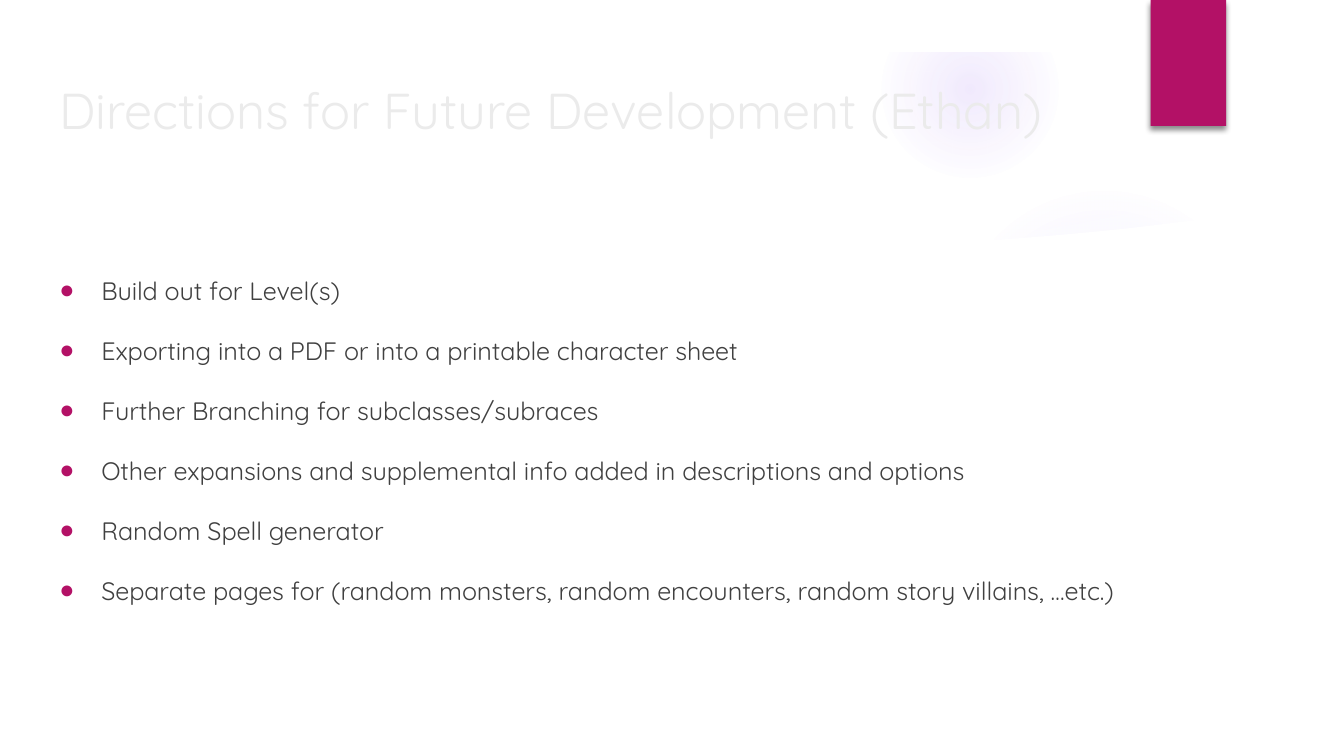
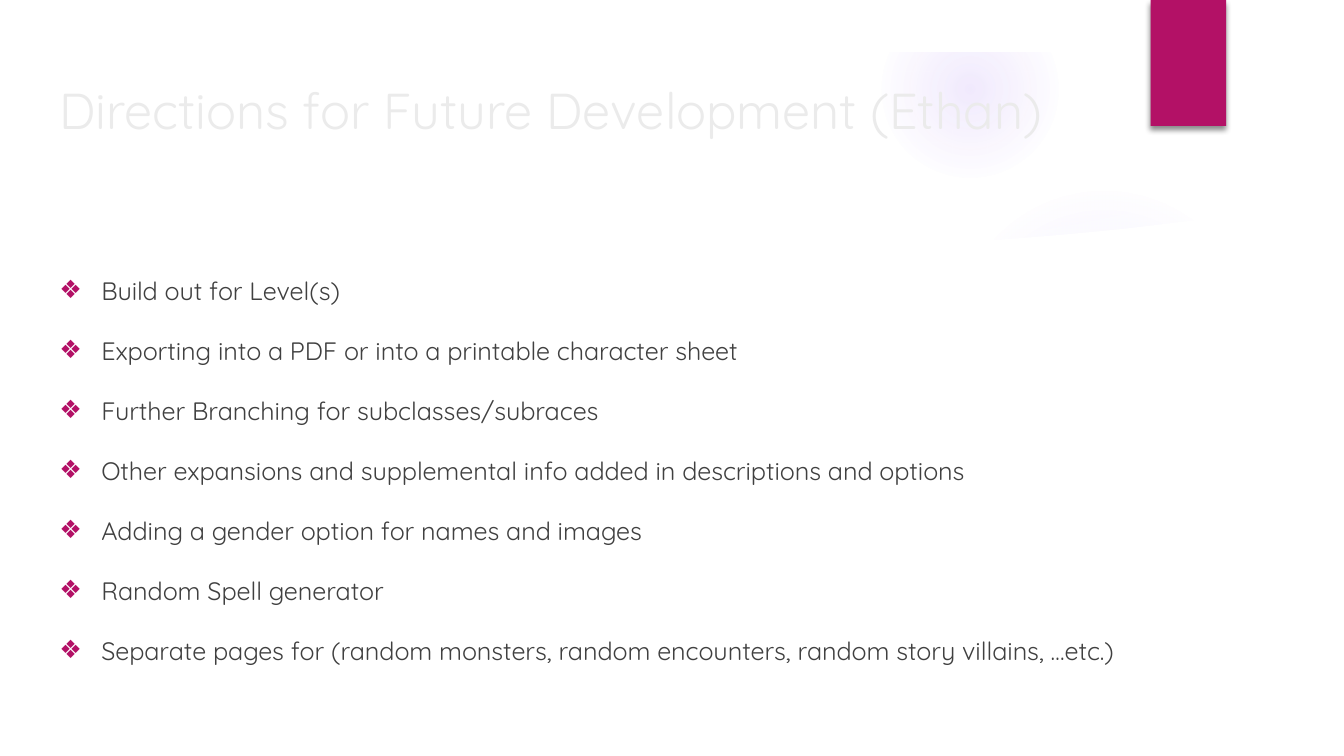
Before and after one commit to MiernickiElijah/Skulduggery, a slide deck: slide 6 of assets/Skulduggery.pptx. Drawn at 1344x756 pixels with LibreOffice and Linux fonts; fonts in the diff are those of the drawing; background and template pictures are left out. Boxes give left, top, right and bottom in pixels: in the first picture for what was removed or moved away, otherwise in the second. Text is boxed around its words. In the diff, an @@ line names an element or a change of style, - is before the commit and + after.

```diff
--- a/assets/Skulduggery.pptx
+++ b/assets/Skulduggery.pptx
@@ text at (x1=101, y1=281, x2=1114, y2=665): bullet ● to ❖ @@
@@ text at (x1=101, y1=521, x2=642, y2=545): paragraph added @@
+❖ Adding a gender option for names and images
```
Also in this commit, not shown: 3 other slides changed.
